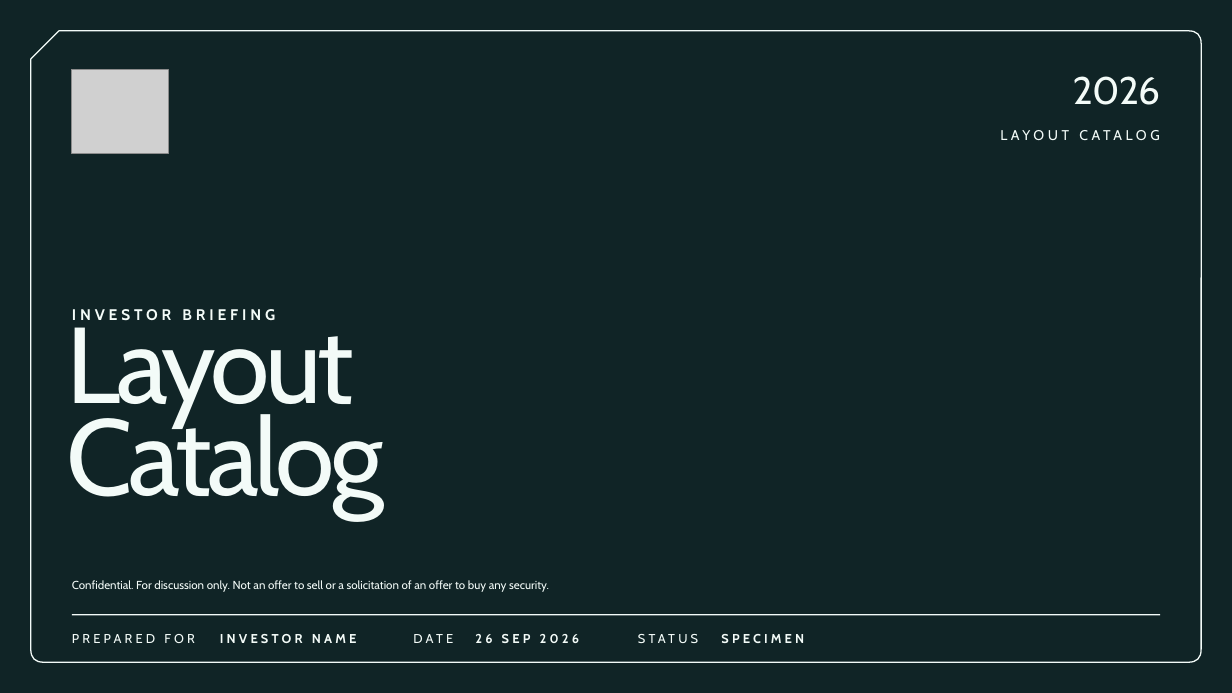
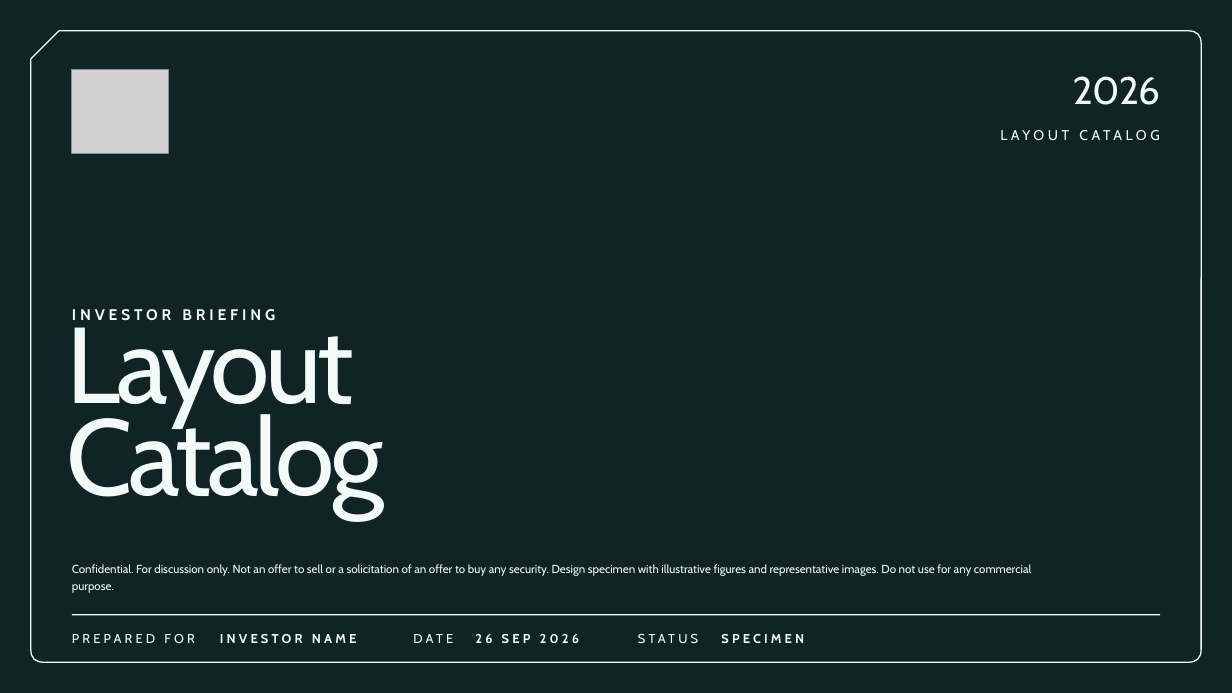
Before and after one commit to sfield079/ocean-brand-system, a slide deck: slide 1 of output/pptx/ocean-layout-catalog.pptx. Drawn at 1232x693 pixels with LibreOffice and Linux fonts; fonts in the diff are those of the drawing; grey boxes stand for pictures; background and template pictures are left out. Boxes give left, top, right and bottom in pixels: in the first picture for what was removed or moved away, otherwise in the second. Text is boxed around its words. In the diff, an @@ line names an element or a change of style, - is before the commit and + after.

Commit message:
Combined notices, image SOP with environments, pairing tiers and priority pairings
- Footers show classification and status together (Confidential · Draft · Do not use) on decks, proposals, reports and every contract page; per-slide stricter status
- Environment backgrounds can use any Part 6 photo source (Ocean project, stock, AI); dividers accept project photos
- Pairing tiers (text, large, display, tonal) enforced; usage map for all 30 pairings in tokens and decisions.md Part 12
- Olive + Honeydew, Sage + Sprig and Sprig + Crimson placed in the recipes and catalog; pull-quote layout; soft environment maps for display pairings

```diff
--- a/output/pptx/ocean-layout-catalog.pptx
+++ b/output/pptx/ocean-layout-catalog.pptx
@@ text at bbox=[72, 564, 1031, 593]: text changed @@
-Confidential. For discussion only. Not an offer to sell or a solicitation of an offer to buy any security.
+Confidential. For discussion only. Not an offer to sell or a solicitation of an offer to buy any security. Design specimen with illustrative figures and representative images. Do not use for any commercial
+purpose.
```
Also in this commit, not shown: 5 other slides changed, 1 slide added, 50 other files.
